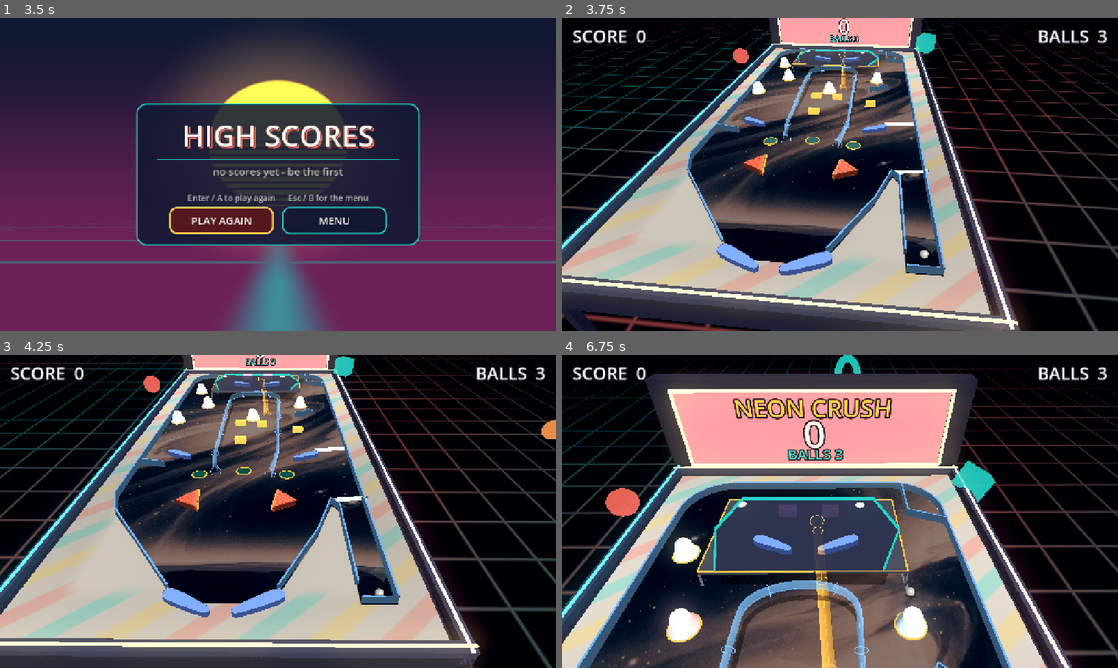
Above: before the commit, frames 1-4 (two rows, left to right).
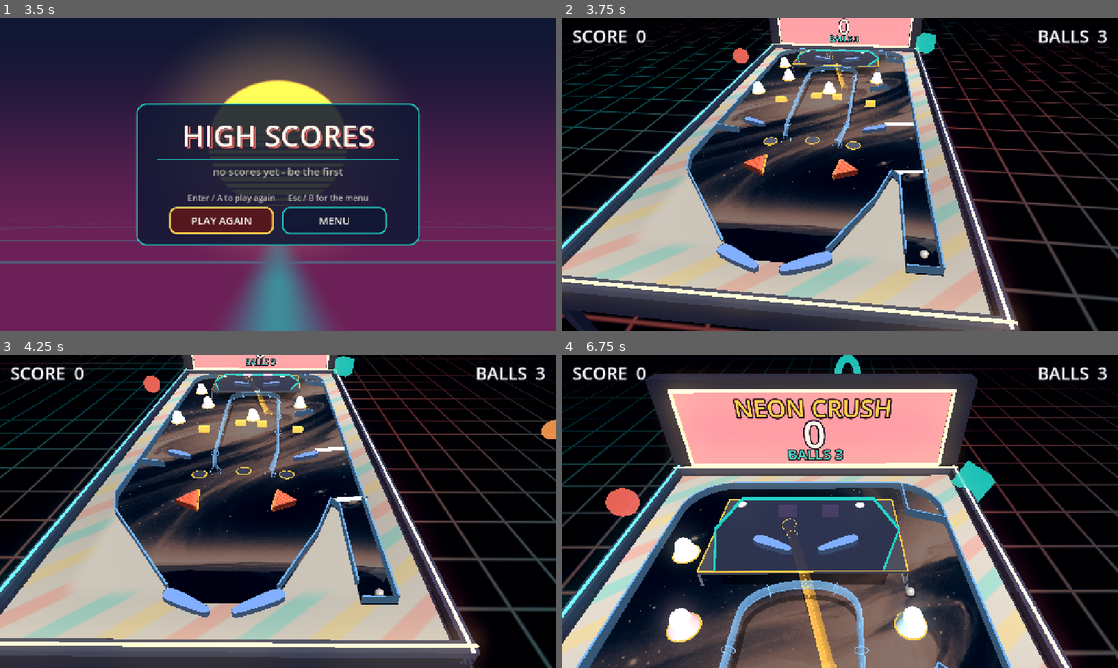
Above: after the commit, the same moments.

Repository: eddieedease/gdpb
Game: Godot game, scene res://scenes/table_select.tscn
The game is run twice, just before and just after one commit, with the same random seed, the same clock (stepped at 60 frames per second) and the same inputs. Sound files missing from this copy of the repository are replaced by a short silence.
Inputs:
- Up to frame 1 (3.5 s): hold E (nudge_right) 0.53-1.28 s; tap Backspace at 0.6, 1.35, 2.85 s; hold Down (ui_down) 1.28-2.03 s; hold E (nudge_right) 2.03-2.78 s; hold Space (launch) 2.03-2.78 s; hold Up (ui_up) from 2.78 s (still down)
- Up to frame 2 (3.75 s): release Up (ui_up) at 3.5 s; click "PLAY AGAIN" at 3.5 s
- Up to frame 3 (4.25 s): no input
- Up to frame 4 (6.75 s): hold Space (launch) 4.28-5.03 s; hold A (flipper_left) 4.28-5.78 s; tap Backspace at 5.1, 6.6 s; hold Down (ui_down) 5.78-6.53 s; hold Space (launch) 5.78-6.53 s; hold E (nudge_right) from 6.53 s (still down)

Frame 1 is identical in both runs. In frame 2, 0.7% of the frame differs, in the area x 27-59%, y 10-83%; in frame 3, 0.8%; in frame 4, 1.3%, in the area x 34-54%, y 51-100%.

Commit message:
Let every 3D piece take its colour from the instance, and follow offset shapes
Flippers were hard-coded and rollover discs used the global palette, so those
were the two pieces with no way to recolour them. A flipper now reads its own
modulate the way bumpers and slingshots already did, falling back to a new
flipper_color default, and a rollover's disc and rim read its own
color_lit / color_dark exports.

Solid geometry is also positioned from the COLLISION shape rather than the body
it hangs off. A shape offset from its parent - easy to do by dragging a target's
children instead of the target - left the 3D block floating away from the thing
the ball actually hits.

Co-Authored-By: Claude Sonnet 5 <noreply@anthropic.com>

Diff:
--- a/scenes/advanced_table.tscn
+++ b/scenes/advanced_table.tscn
@@ -147,6 +147,7 @@
 script = ExtResource("11_doqff")
 
 [node name="CollisionShape2D" type="CollisionShape2D" parent="DropTarget1" unique_id=366264189]
+position = Vector2(-230, -148)
 shape = SubResource("RectangleShape2D_a0uye")
 
 [node name="Visual" type="Polygon2D" parent="DropTarget1" unique_id=1160255204]
@@ -265,7 +266,7 @@
 
 [node name="RampToDeck" parent="." unique_id=1126458492 instance=ExtResource("20_ramp")]
 position = Vector2(725.00006, 937)
-rotation = -0.105706766
+rotation = -0.30495083
 curve = SubResource("Curve2D_2gl5b")
 channel_width = 44.0
 ramp_score = 3000
--- a/scenes/crush_view.tscn
+++ b/scenes/crush_view.tscn
@@ -1,19 +1,19 @@
-[gd_scene load_steps=4 format=3]
+[gd_scene format=3 uid="uid://bo0y1m8qp3xr6"]
 
-[ext_resource type="Script" path="res://scripts/crush_view.gd" id="1"]
-[ext_resource type="PackedScene" path="res://scenes/advanced_table.tscn" id="2"]
+[ext_resource type="Script" uid="uid://ctc77kndfw61h" path="res://scripts/crush_view.gd" id="1"]
+[ext_resource type="PackedScene" uid="uid://de7wf1jlalml7" path="res://scenes/advanced_table.tscn" id="2"]
 [ext_resource type="PackedScene" path="res://scenes/hud.tscn" id="3"]
 
-[node name="CrushView" type="Node3D"]
+[node name="CrushView" type="Node3D" unique_id=1803793185]
 script = ExtResource("1")
 
-[node name="GameViewport" type="SubViewport" parent="."]
+[node name="GameViewport" type="SubViewport" parent="." unique_id=1976099067]
 size = Vector2i(1280, 2560)
 render_target_update_mode = 4
 
-[node name="Table" parent="GameViewport" instance=ExtResource("2")]
+[node name="Table" parent="GameViewport" unique_id=891462702 instance=ExtResource("2")]
 
-[node name="Camera3D" type="Camera3D" parent="."]
+[node name="Camera3D" type="Camera3D" parent="." unique_id=2093102673]
 transform = Transform3D(1, 0, 0, 0, 1, 0, 0, 0, 1, 0, 7.2, 18)
 
-[node name="HUD" parent="." instance=ExtResource("3")]
+[node name="HUD" parent="." unique_id=228779831 instance=ExtResource("3")]
--- a/scripts/crush_view.gd
+++ b/scripts/crush_view.gd
@@ -97,6 +97,9 @@
 ## The void the cabinet floats in, and the glow along its horizon.
 @export var void_color := Color(0.035, 0.05, 0.14)
 @export var horizon_color := Color(0.20, 0.13, 0.33)
+## Default colour for flippers. Any individual flipper can override this by
+## setting its own `modulate` on the instance in the 2D editor.
+@export var flipper_color := Color(0.5, 0.68, 1.0)
 ## How many neon shapes drift around the cabinet (0 disables them).
 @export var floater_count := 16
 @export_group("")
@@ -1173,13 +1176,17 @@
 			mat.emission_energy_multiplier = 0.5
 			mesh.material_override = mat
 			add_child(mesh)
-			var w := _table_to_world(t.global_position)
+			# Anchored to the COLLISION shape, not the body: the shape can be
+			# offset from its parent in the editor (moving a target's children
+			# rather than the target itself), and taking the body's position
+			# then floats the block away from where the target really is.
+			var w := _table_to_world(cs.global_position)
 			_targets.append({
 				"node": t, "mesh": mesh, "mat": mat,
 				"xz": Vector2(w.x, w.z),
 				"up_y": base_h + height * 0.5,
 				"down_y": base_h - height * 0.75,
-				"rot": t.global_rotation,
+				"rot": cs.global_rotation,
 			})
 
 
@@ -1204,10 +1211,10 @@
 				col = (line as Line2D).default_color
 				col.a = 1.0
 				line.visible = false
-			var w := _table_to_world(g.global_position)
+			var w := _table_to_world(cs.global_position)
 			var root := Node3D.new()
 			root.position = Vector3(w.x, 0.0, w.z)
-			root.rotation.y = -g.global_rotation
+			root.rotation.y = -cs.global_rotation
 			add_child(root)
 
 			# The flap, tilted back the way the ball pushes it open.
@@ -1260,17 +1267,20 @@
 			var spr: Node = k.get_node_or_null("Sprite2D")
 			if spr is CanvasItem:
 				spr.visible = false
-			var w := _table_to_world(k.global_position)
 			var mesh: MeshInstance3D = null
 			var circle: CollisionShape2D = k.get_node_or_null("CollisionShape2D")
 			var poly: CollisionPolygon2D = k.get_node_or_null("CollisionPolygon2D")
+			# Positioned from the collision node so an offset shape keeps the
+			# geometry on top of the thing the ball actually hits.
 			if circle and circle.shape is CircleShape2D:
+				var w := _table_to_world(circle.global_position)
 				mesh = _build_bumper_drum((circle.shape as CircleShape2D).radius / PX_PER_M, col)
 				mesh.position = Vector3(w.x, base_h, w.z)
 			elif poly:
+				var w := _table_to_world(poly.global_position)
 				mesh = _build_prism(poly.polygon, col, base_h)
 				mesh.position = Vector3(w.x, 0.0, w.z)
-				mesh.rotation.y = -k.global_rotation
+				mesh.rotation.y = -poly.global_rotation
 				mesh.scale = Vector3(k.scale.x, 1.0, k.scale.y)
 			if mesh == null:
 				continue
@@ -1441,11 +1451,14 @@
 		torus.inner_radius = radius * 0.92
 		torus.outer_radius = radius * 1.1
 		ring.mesh = torus
+		# The rim takes the insert's own lit colour, so a rollover recoloured in
+		# the editor is recoloured here too.
+		var ring_col: Color = r.color_lit
 		var rmat := StandardMaterial3D.new()
 		rmat.shading_mode = BaseMaterial3D.SHADING_MODE_UNSHADED
-		rmat.albedo_color = accent_bright
+		rmat.albedo_color = ring_col
 		rmat.emission_enabled = true
-		rmat.emission = accent_bright
+		rmat.emission = ring_col
 		rmat.emission_energy_multiplier = 1.2
 		ring.material_override = rmat
 		ring.position = Vector3(w.x, 0.016, w.z)
@@ -1576,8 +1589,14 @@
 			var scaled := PackedVector2Array()
 			for p in pts:
 				scaled.append(p * f.scale)
-			var top := Color(0.5, 0.68, 1.0)
-			var side := Color(0.2, 0.3, 0.55)
+			# Per-instance colour comes from the flipper node's own `modulate`,
+			# set right on the instance in the 2D editor - the same way bumpers
+			# and slingshots are recoloured. Left white it falls back to the
+			# global flipper_color.
+			var top: Color = f.modulate
+			if top == Color.WHITE:
+				top = flipper_color
+			var side := Color(top.r * 0.42, top.g * 0.42, top.b * 0.42)
 			var st := SurfaceTool.new()
 			st.begin(Mesh.PRIMITIVE_TRIANGLES)
 			var idx := Geometry2D.triangulate_polygon(scaled)
@@ -1736,9 +1755,9 @@
 		if not is_instance_valid(node) or not is_instance_valid(ring):
 			continue
 		var lit: bool = node.is_lit
-		# Unlit still needs to be legible as a piece of the table, so it sits at
-		# a dim tint of the lit colour rather than fading into the board.
-		var want: Color = accent_bright if lit else accent_cool.darkened(0.62)
+		# Straight from the insert's own color_lit / color_dark exports, so each
+		# rollover can be coloured individually in the editor.
+		var want: Color = node.color_lit if lit else node.color_dark
 		mat.albedo_color = mat.albedo_color.lerp(want, 1.0 - exp(-11.0 * delta))
 		mat.emission = mat.albedo_color
 		mat.emission_energy_multiplier = 2.4 if lit else 0.25
